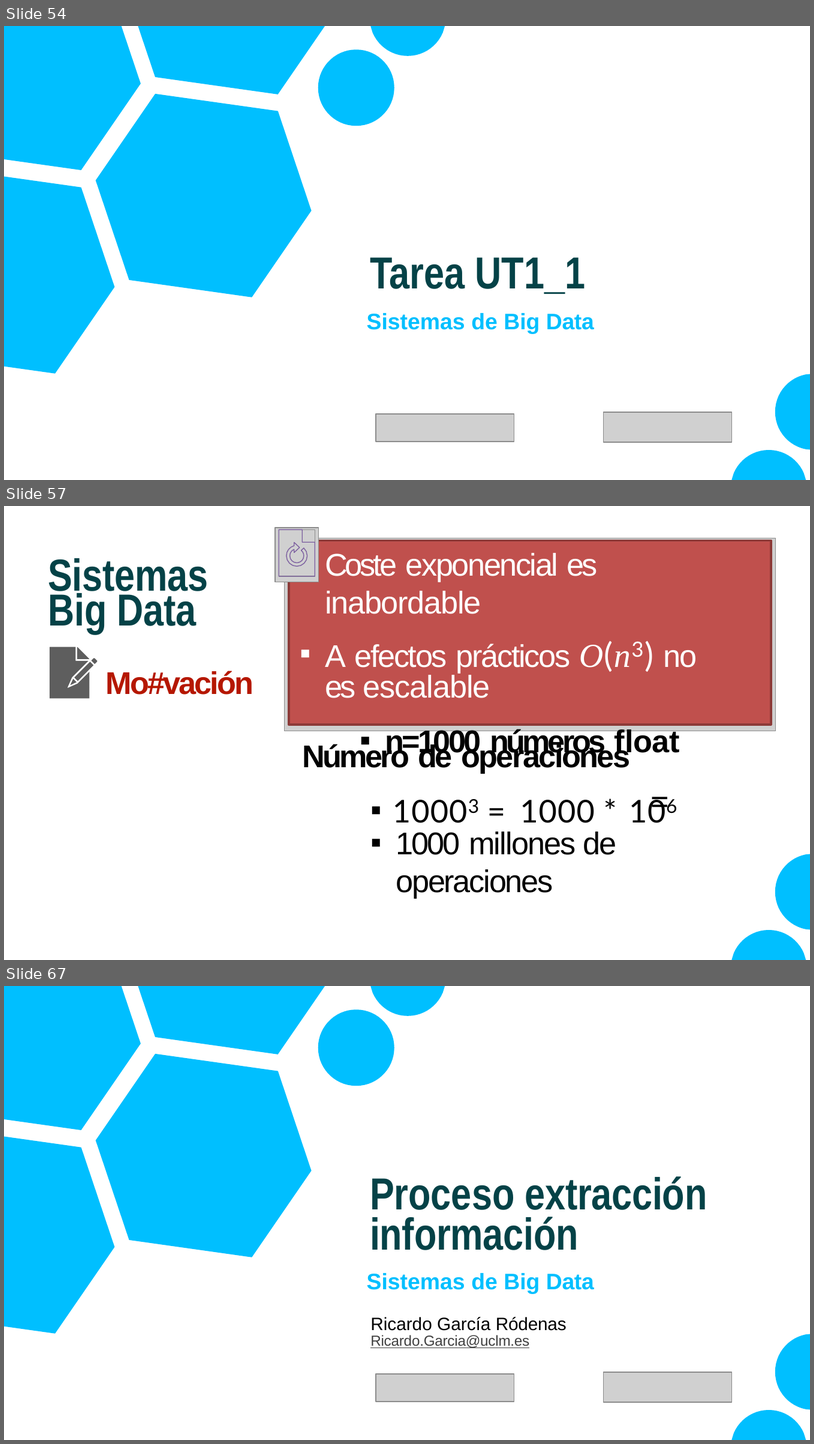
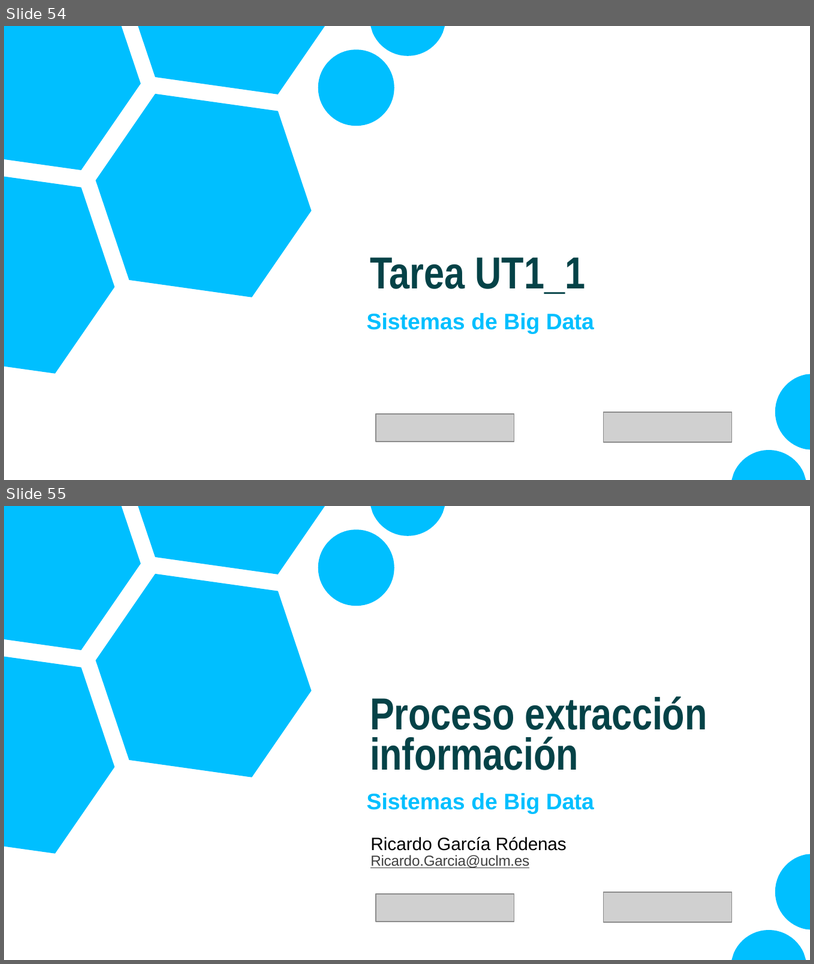
Before and after one commit to CodeWithJuancho/CE_IABD_BIU_SPS, a slide deck: SPS/UT1 - Fundamentos y Arquitectura de Big Data/UT1_1/UT1_1 - Fundamentos de Big Data.pptx. Shown one above the other, each under a label of ours: slides 54, 57 and 67 before the commit, slides 54 and 55 after it; the slides between them are not shown. The pictures are 814x1444 and 814x964 pixels, drawn with LibreOffice and Linux fonts; fonts in the diff are those of the drawing; grey boxes stand for pictures; background and template pictures are left out. Boxes give left, top, right and bottom in pixels: in the first picture for what was removed or moved away, otherwise in the second. Text is boxed around its words. In the diff, an @@ line names an element or a change of style, - is before the commit and + after.

```diff
--- a/SPS/UT1 - Fundamentos y Arquitectura de Big Data/UT1_1/UT1_1 - Fundamentos de Big Data.pptx
+++ b/SPS/UT1 - Fundamentos y Arquitectura de Big Data/UT1_1/UT1_1 - Fundamentos de Big Data.pptx
@@ slide 57 removed at (4, 506, 810, 960), background #FFFFFF @@
@@ picture removed at (275, 528, 318, 582) @@
@@ picture removed at (279, 529, 315, 576) @@
@@ freeform shape removed at (279, 529, 315, 576) @@
@@ picture removed at (285, 538, 776, 731) @@
@@ freeform shape removed at (288, 541, 771, 724) @@
@@ freeform shape removed at (288, 541, 771, 724) @@
@@ title removed at (48, 558, 208, 598) @@
-Sistemas
@@ text removed at (325, 553, 697, 758) @@
-▪ Coste exponencial es inabordable
-▪ A efectos prácticos O(n3) no es escalable
-  ▪ n=1000 números float
@@ text removed at (48, 589, 254, 694) @@
-Big Data
-Mo#vación
@@ freeform shape removed at (50, 647, 98, 699) @@
@@ text removed at (303, 742, 630, 823) @@
-Número de operaciones
-▪ 10003 = 1000 * 106
@@ text removed at (650, 780, 668, 820) @@
-=
@@ text removed at (396, 831, 617, 898) @@
-▪ 1000 millones de operaciones
@@ freeform shape removed at (732, 853, 810, 959) @@
@@ what was slide 67 is now slide 55 @@
```
Also in this commit, not shown: 6 slides changed, 7 slides added, 15 other slides removed, 3 other files.
